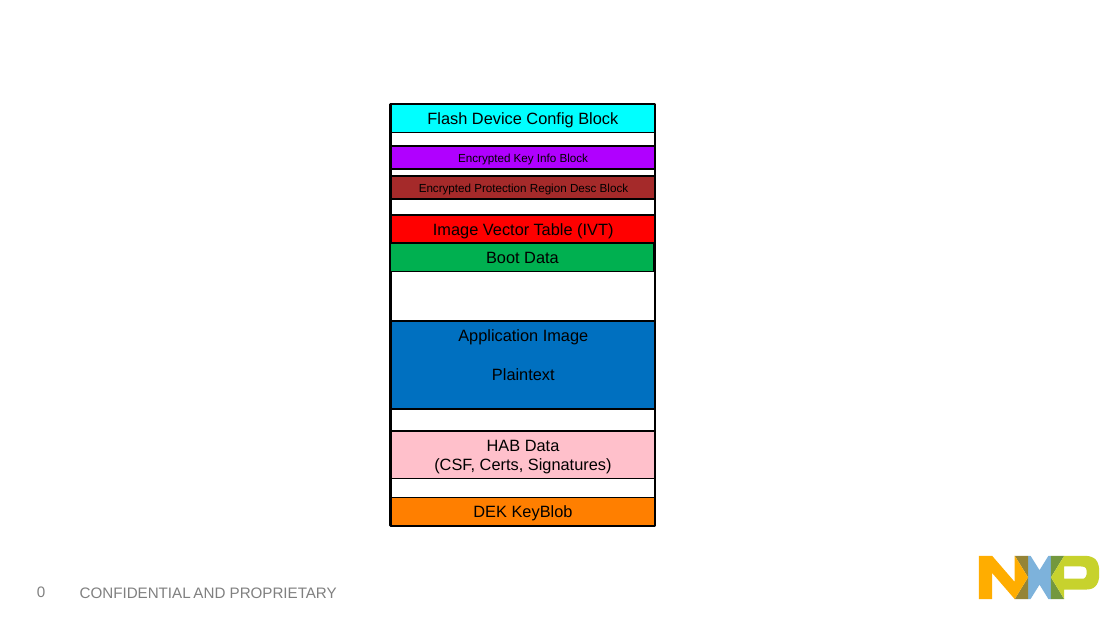
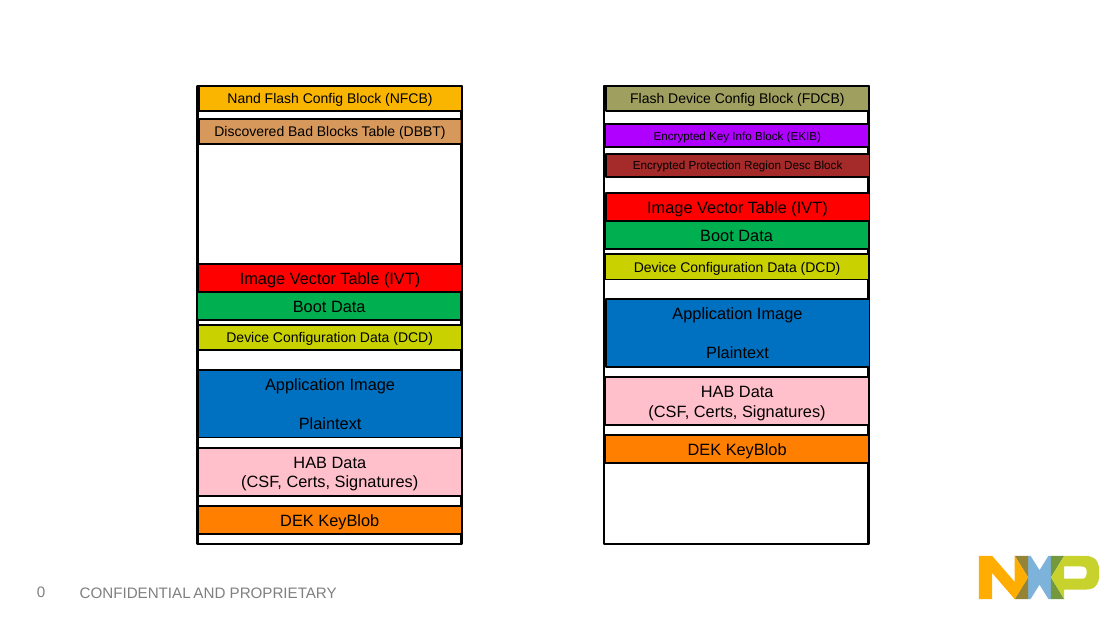
Before and after one commit to ufo2011/NXP-MCUBootUtility, a slide deck: slide 1 of img/i.MX RT image layout.pptx. Drawn at 1120x630 pixels with LibreOffice and Linux fonts; fonts in the diff are those of the drawing. Boxes give left, top, right and bottom in pixels: in the first picture for what was removed or moved away, otherwise in the second. Text is boxed around its words. In the diff, an @@ line names an element or a change of style, - is before the commit and + after.

Commit message:
[UI] Update image picture to support DCD, NFCB, DBBT

```diff
--- a/img/i.MX RT image layout.pptx
+++ b/img/i.MX RT image layout.pptx
@@ rectangle resized from (x1=391, y1=104, x2=655, y2=525) to (x1=197, y1=86, x2=462, y2=544) @@
@@ rectangle added at (x1=199, y1=86, x2=462, y2=111), fill #F9B500, outline #000000 1.5 pt, 12 pt, text #000000 @@
+Nand Flash Config Block (NFCB)
@@ rectangle added at (x1=604, y1=86, x2=869, y2=544), outline #000000 2 pt @@
@@ rectangle "Flash Device Config Block (FDCB)" resized from (x1=392, y1=104, x2=655, y2=133) to (x1=607, y1=86, x2=870, y2=111) @@
@@ rectangle "Flash Device Config Block (FDCB)" at (x1=607, y1=86, x2=870, y2=111): fill #00FFFF to #9F9F5F @@
@@ rectangle added at (x1=199, y1=118, x2=462, y2=144), fill #CC7F32 at 80% opacity, outline #000000 1.5 pt, 12 pt, text #000000 @@
+Discovered Bad Blocks Table (DBBT)
@@ text in rectangle at (x1=630, y1=93, x2=844, y2=106): text changed; size 14 to 12 pt @@
-Flash Device Config Block
+Flash Device Config Block (FDCB)
@@ rectangle "Encrypted Key Info Block (EKIB)" moved from (x1=392, y1=146, x2=655, y2=169) to (x1=606, y1=124, x2=870, y2=147) @@
@@ text in rectangle at (x1=654, y1=131, x2=821, y2=142): text changed @@
-Encrypted Key Info Block
+Encrypted Key Info Block (EKIB)
@@ rectangle "Encrypted Protection Region Desc Block" moved from (x1=392, y1=176, x2=655, y2=199) to (x1=606, y1=154, x2=870, y2=176) @@
@@ rectangle added at (x1=606, y1=193, x2=870, y2=222), fill #FF0000, outline #000000 1.5 pt, 14 pt, text #000000 @@
+Image Vector Table (IVT)
@@ rectangle added at (x1=605, y1=221, x2=869, y2=250), fill #00B050, outline #000000 1.5 pt, 14 pt, text #000000 @@
+Boot Data
@@ rectangle "Image Vector Table (IVT)" moved from (x1=392, y1=215, x2=655, y2=244) to (x1=198, y1=264, x2=462, y2=292) @@
@@ rectangle added at (x1=606, y1=254, x2=870, y2=279), fill #C9D200, outline #000000 1.5 pt, 12 pt, text #000000 @@
+Device Configuration Data (DCD)
@@ rectangle "Boot Data" moved from (x1=391, y1=244, x2=655, y2=272) to (x1=197, y1=292, x2=461, y2=320) @@
@@ rectangle added at (x1=606, y1=299, x2=870, y2=367), fill #0070C0, outline #000000 1.5 pt, 14 pt, text #000000 @@
+Application Image
+Plaintext
@@ line moved from (391, 308) - (391, 308) to (197, 308) - (197, 308) @@
@@ rectangle added at (x1=198, y1=325, x2=462, y2=350), fill #C9D200, outline #000000 1.5 pt, 12 pt, text #000000 @@
+Device Configuration Data (DCD)
@@ line added from (605, 308) to (605, 308), #76ADD9 0.75 pt @@
@@ rectangle "Application Image" resized from (x1=392, y1=321, x2=655, y2=408) to (x1=198, y1=370, x2=462, y2=438) @@
@@ rectangle added at (x1=606, y1=377, x2=870, y2=425), fill #FFC0CB, outline #000000 1.5 pt, 14 pt, text #000000 @@
+HAB Data
+(CSF, Certs, Signatures)
@@ rectangle "HAB Data" moved from (x1=392, y1=431, x2=655, y2=479) to (x1=198, y1=448, x2=462, y2=496) @@
@@ rectangle added at (x1=606, y1=435, x2=870, y2=464), fill #FF7F00, outline #000000 1.5 pt, 14 pt, text #000000 @@
+DEK KeyBlob
@@ rectangle "DEK KeyBlob" moved from (x1=392, y1=497, x2=655, y2=526) to (x1=198, y1=506, x2=462, y2=534) @@
```
Also in this commit, not shown: 31 other files.
